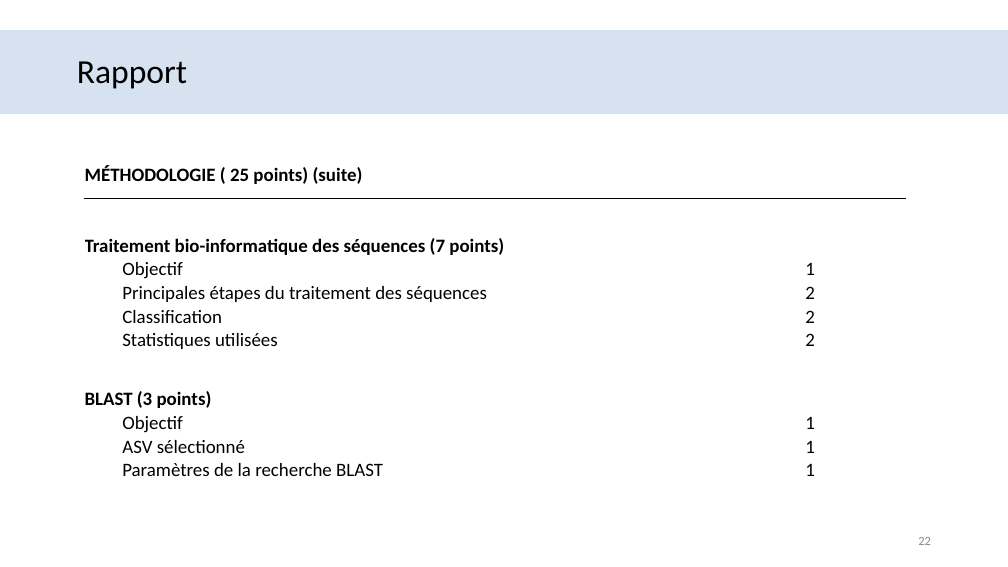
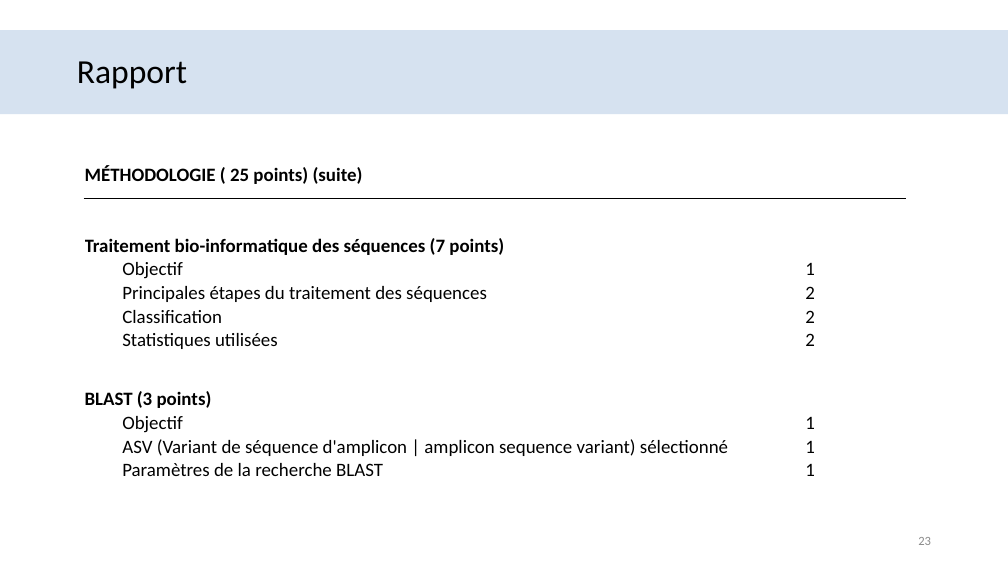
Before and after one commit to ShyGuy509/bio1410_2025, a slide deck: slide 23 of BIO1410_labo-2.pptx (slide 22 before the commit). Drawn at 1008x567 pixels with LibreOffice and Linux fonts; fonts in the diff are those of the drawing; background and template pictures are left out. Boxes give left, top, right and bottom in pixels: in the first picture for what was removed or moved away, otherwise in the second. Text is boxed around its words. In the diff, an @@ line names an element or a change of style, - is before the commit and + after.

```diff
--- a/BIO1410_labo-2.pptx
+++ b/BIO1410_labo-2.pptx
@@ table at (84,151,907,480) @@
-row 9, column 1: ASV sélectionné
+row 9, column 1: ASV (Variant de séquence d'amplicon | amplicon sequence variant) sélectionné
```
Also in this commit, not shown: 7 other slides changed, 1 slide added, 6 other files.
